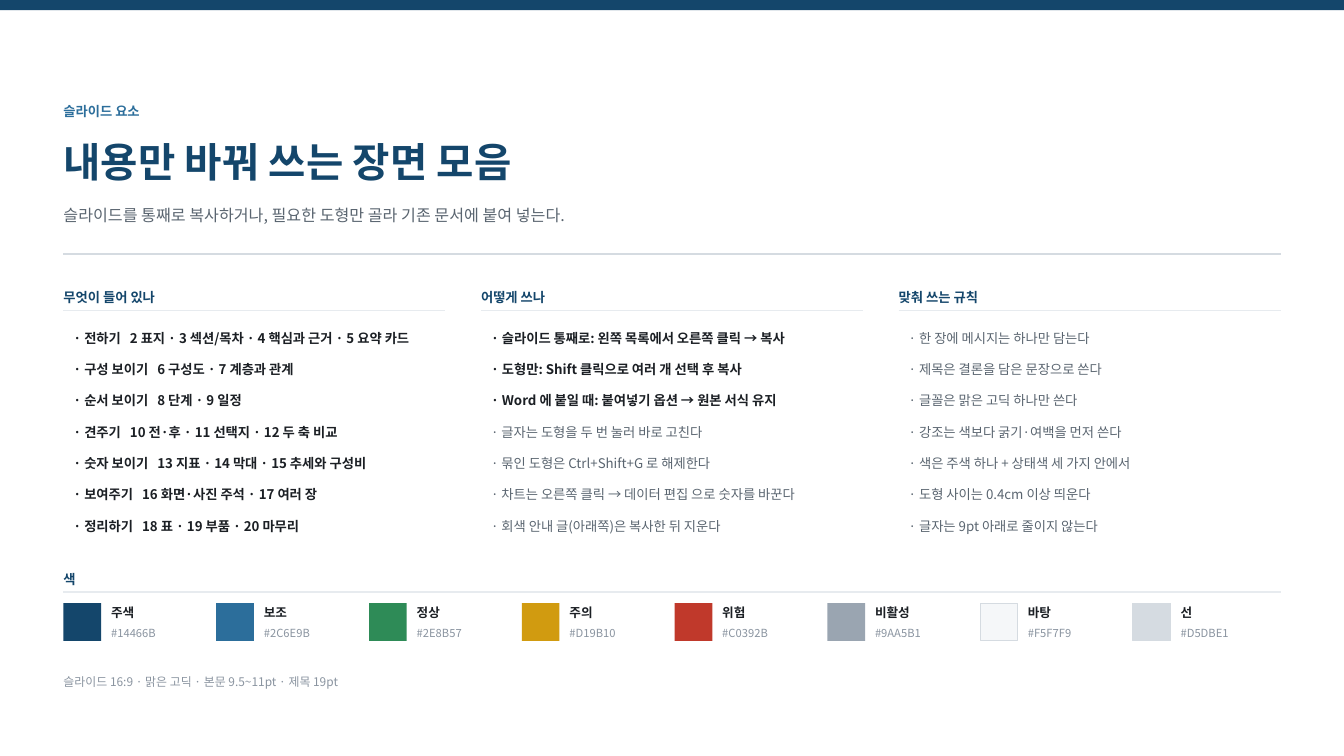
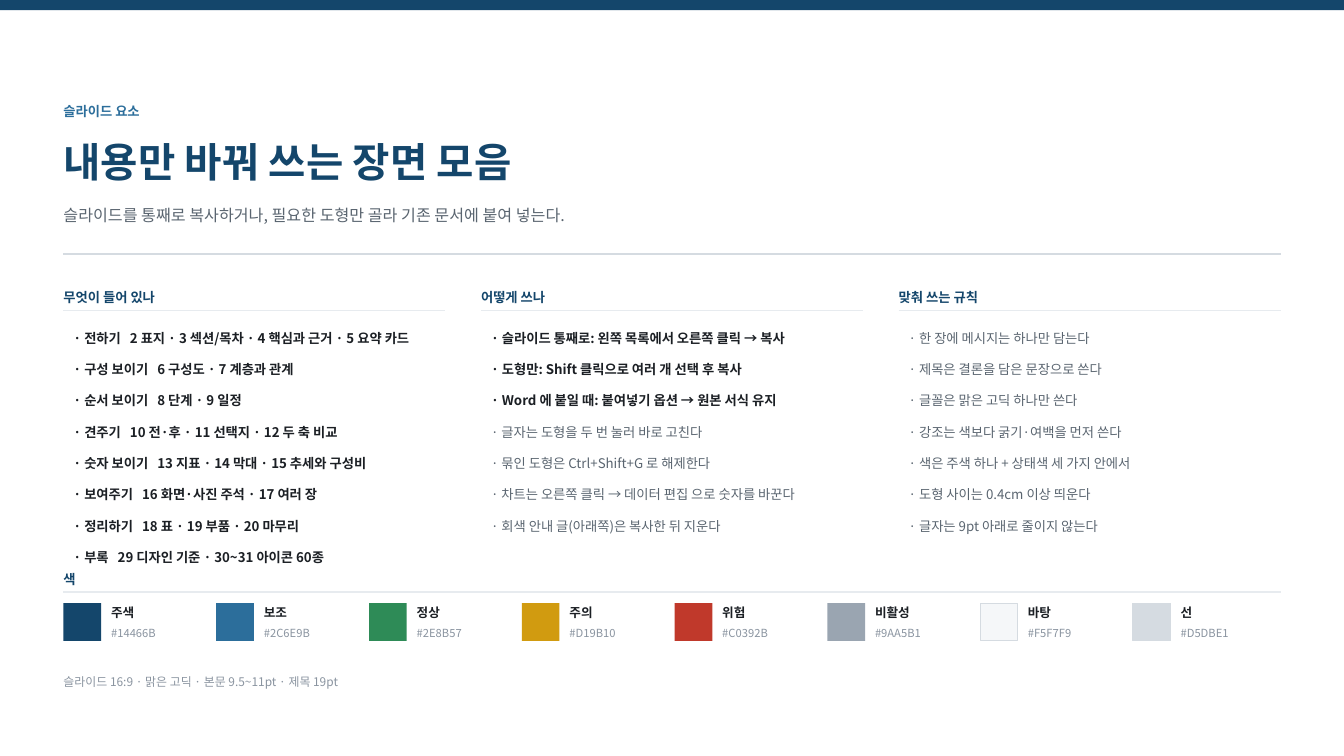
Before and after one commit to shbang0701/claude-test, a slide deck: slide 1 of library/03_슬라이드_요소.pptx. Drawn at 1344x756 pixels with LibreOffice and Linux fonts; fonts in the diff are those of the drawing. Boxes give left, top, right and bottom in pixels: in the first picture for what was removed or moved away, otherwise in the second. Text is boxed around its words. In the diff, an @@ line names an element or a change of style, - is before the commit and + after.

```diff
--- a/library/03_슬라이드_요소.pptx
+++ b/library/03_슬라이드_요소.pptx
@@ text at box(84, 551, 324, 564): paragraph added @@
+· 부록 29 디자인 기준 · 30~31 아이콘 60종
```
Also in this commit, not shown: 1 other slide changed, 3 slides added, 12 other files.
